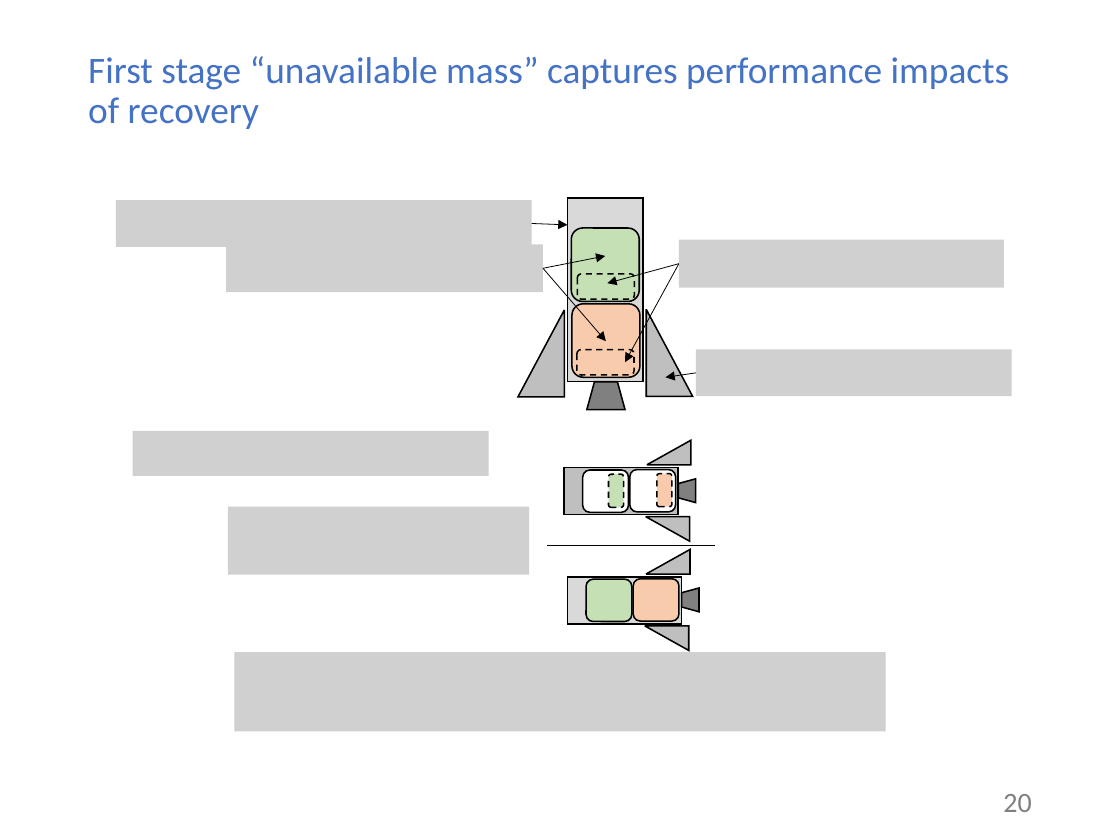
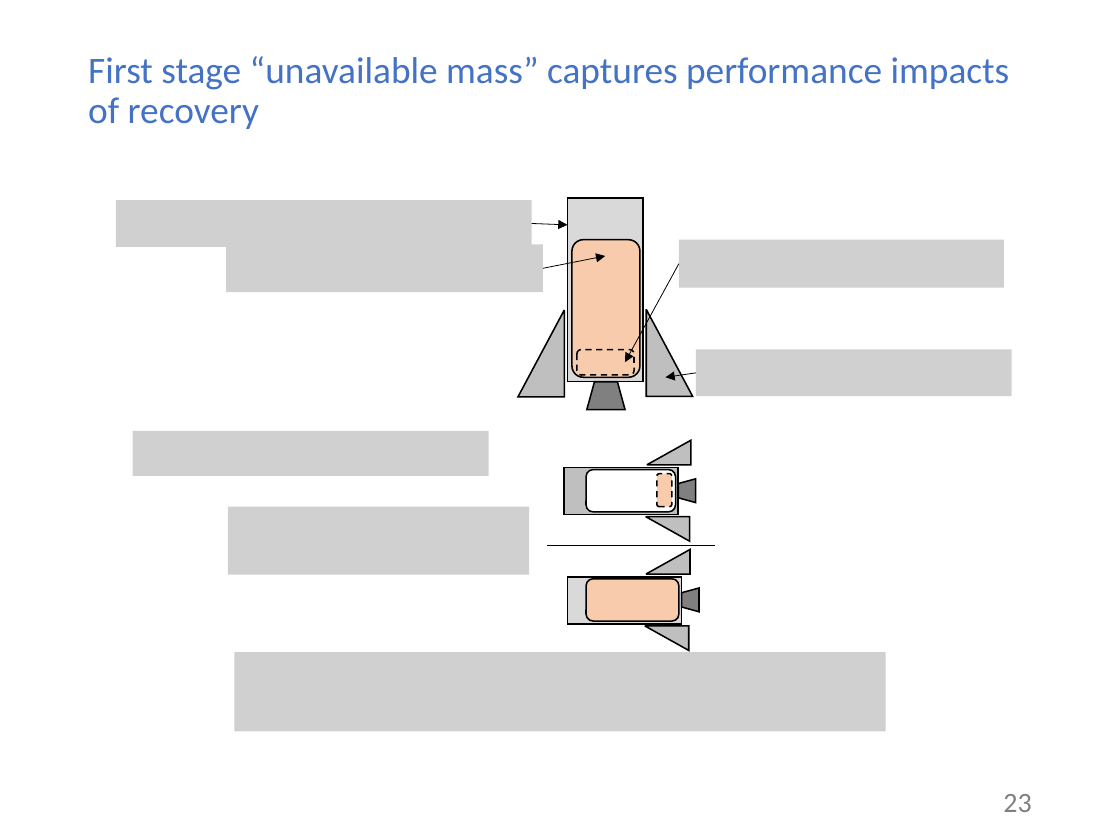
Before and after one commit to mvernacc/lvreuse, a slide deck: slide 23 of presentations/2018-08-27_meeting_w_greg.pptx (slide 20 before the commit). Drawn at 1120x840 pixels with LibreOffice and Linux fonts; fonts in the diff are those of the drawing; grey boxes stand for pictures. Boxes give left, top, right and bottom in pixels: in the first picture for what was removed or moved away, otherwise in the second. Text is boxed around its words. In the diff, an @@ line names an element or a change of style, - is before the commit and + after.

```diff
--- a/presentations/2018-08-27_meeting_w_greg.pptx
+++ b/presentations/2018-08-27_meeting_w_greg.pptx
@@ rounded rectangle removed at (571,228,640,302) @@
@@ arrow removed from (543, 269) to (606, 342) @@
@@ rounded rectangle: place and size @@
-rounded rectangle at (572,304,641,377)
+rounded rectangle at (572,240,641,377)
@@ arrow removed from (679, 263) to (607, 283) @@
@@ rounded rectangle removed at (577,273,634,299) @@
@@ rounded rectangle removed at (583,470,629,512) @@
@@ rounded rectangle: place and size @@
-rounded rectangle at (630,470,676,512)
+rounded rectangle at (586,469,675,512)
@@ rounded rectangle removed at (609,473,623,507) @@
@@ rounded rectangle: place and size @@
-rounded rectangle at (633,578,679,621)
+rounded rectangle at (586,578,679,621)
@@ rounded rectangle removed at (586,580,632,622) @@
@@ page number at (1003,794,1031,812): text changed @@
-20
+23
```
Also in this commit, not shown: 6 other slides changed, 11 slides added.
